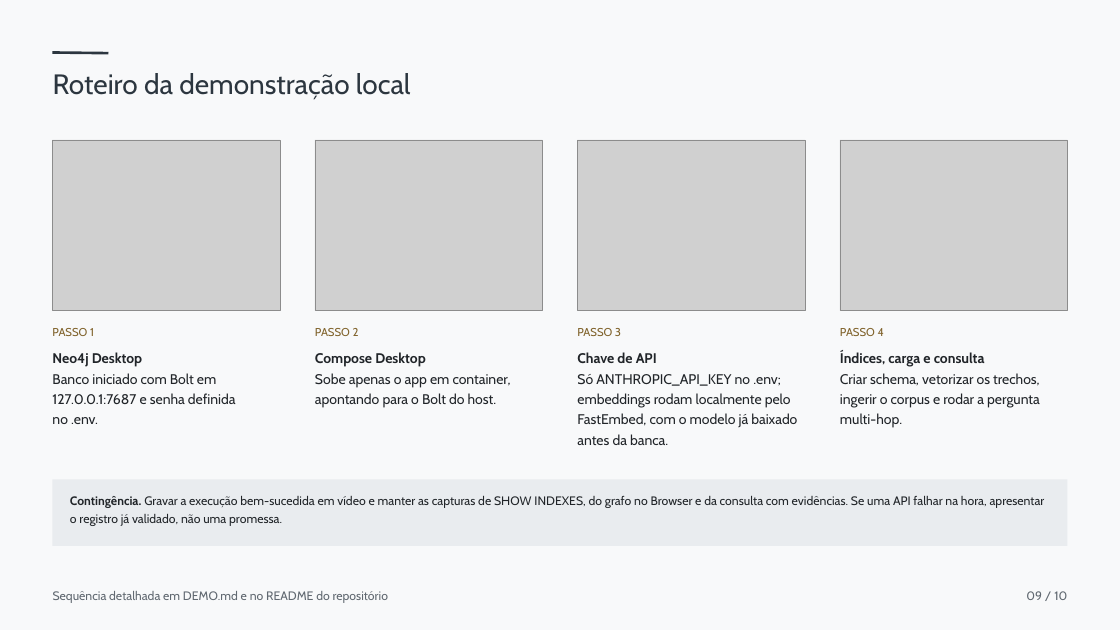
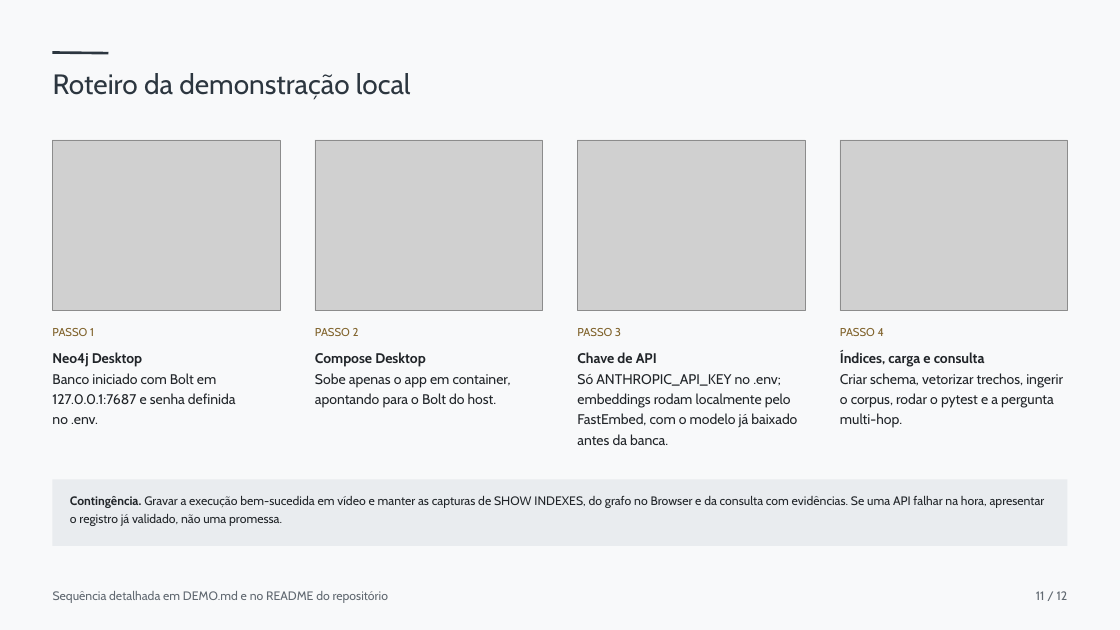
Before and after one commit to ARTHURNOBREGA1268/cinegrafo, a slide deck: slide 11 of docs/06_apresentacao_10pila.pptx (slide 9 before the commit). Drawn at 1120x630 pixels with LibreOffice and Linux fonts; fonts in the diff are those of the drawing; grey boxes stand for pictures. Boxes give left, top, right and bottom in pixels: in the first picture for what was removed or moved away, otherwise in the second. Text is boxed around its words. In the diff, an @@ line names an element or a change of style, - is before the commit and + after.

```diff
--- a/docs/06_apresentacao_10pila.pptx
+++ b/docs/06_apresentacao_10pila.pptx
@@ text at (x1=840, y1=373, x2=1063, y2=428): text changed @@
-Criar schema, vetorizar os trechos, ingerir o corpus e rodar a pergunta multi-hop.
+Criar schema, vetorizar trechos, ingerir o corpus, rodar o pytest e a pergunta multi-hop.
@@ text at (x1=1036, y1=591, x2=1068, y2=600): text changed @@
-09 / 10
+11 / 12
```
Also in this commit, not shown: 9 other slides changed, 2 slides added.
